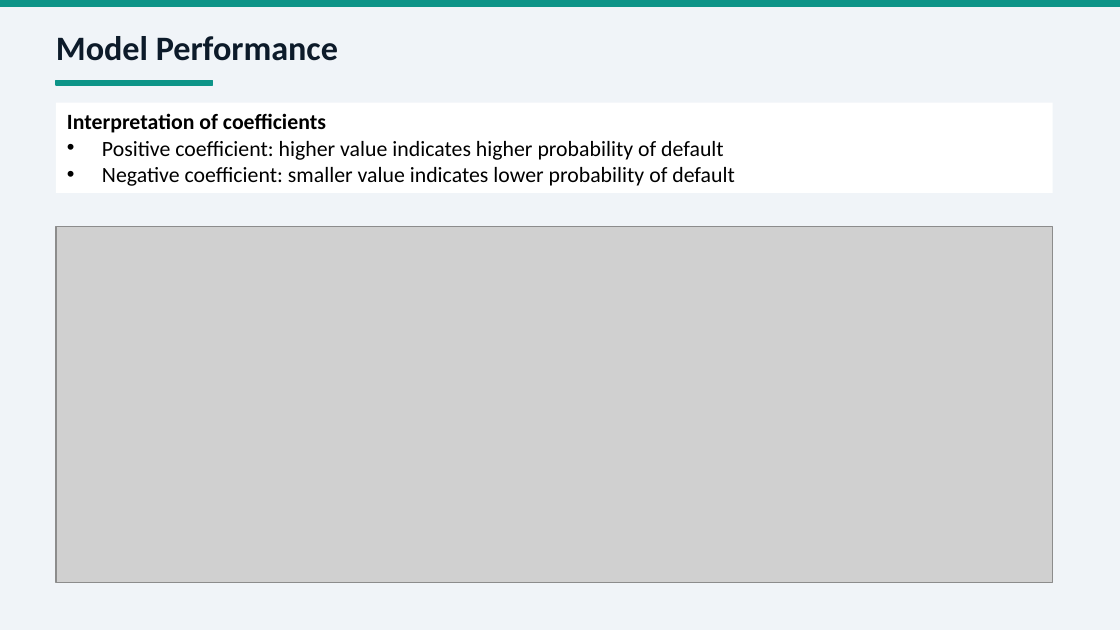
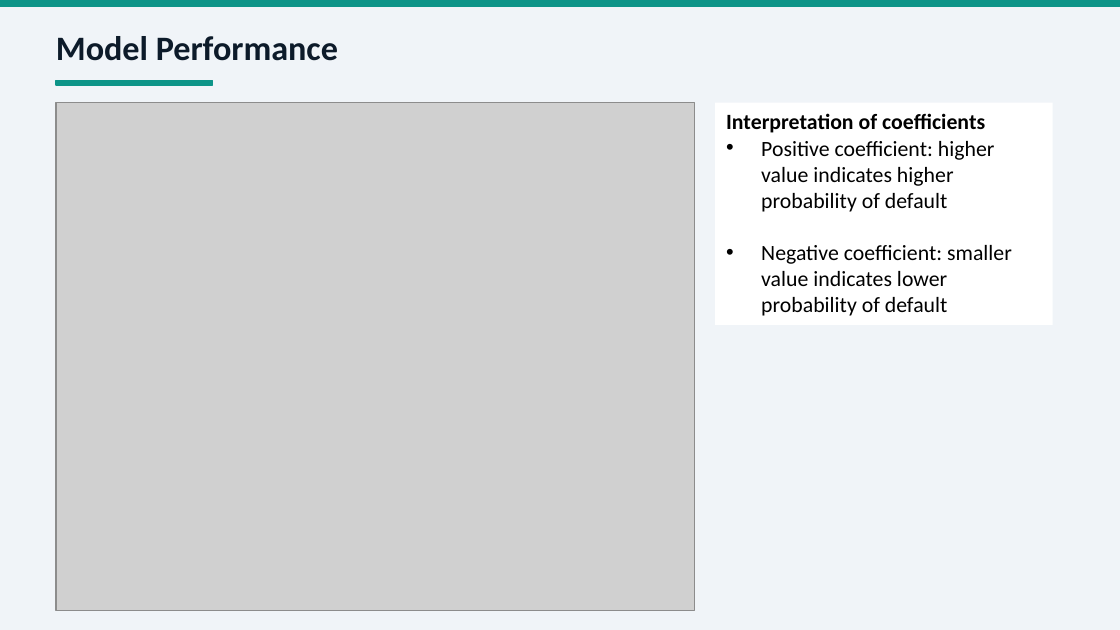
Before and after one commit to hxdong-genetics/Lending_Club_2007_2020_PD_Modeling, a slide deck: slide 6 of lending_club_pd_slides.pptx. Drawn at 1120x630 pixels with LibreOffice and Linux fonts; fonts in the diff are those of the drawing; grey boxes stand for pictures. Boxes give left, top, right and bottom in pixels: in the first picture for what was removed or moved away, otherwise in the second. Text is boxed around its words. In the diff, an @@ line names an element or a change of style, - is before the commit and + after.

```diff
--- a/lending_club_pd_slides.pptx
+++ b/lending_club_pd_slides.pptx
@@ picture resized from (x1=56, y1=226, x2=1053, y2=582) to (x1=56, y1=103, x2=694, y2=612) @@
@@ rectangle "Interpretation of coefficients" resized from (x1=56, y1=103, x2=1053, y2=194) to (x1=716, y1=103, x2=1053, y2=326) @@
```
Also in this commit, not shown: 4 other slides changed, 1 other file.
